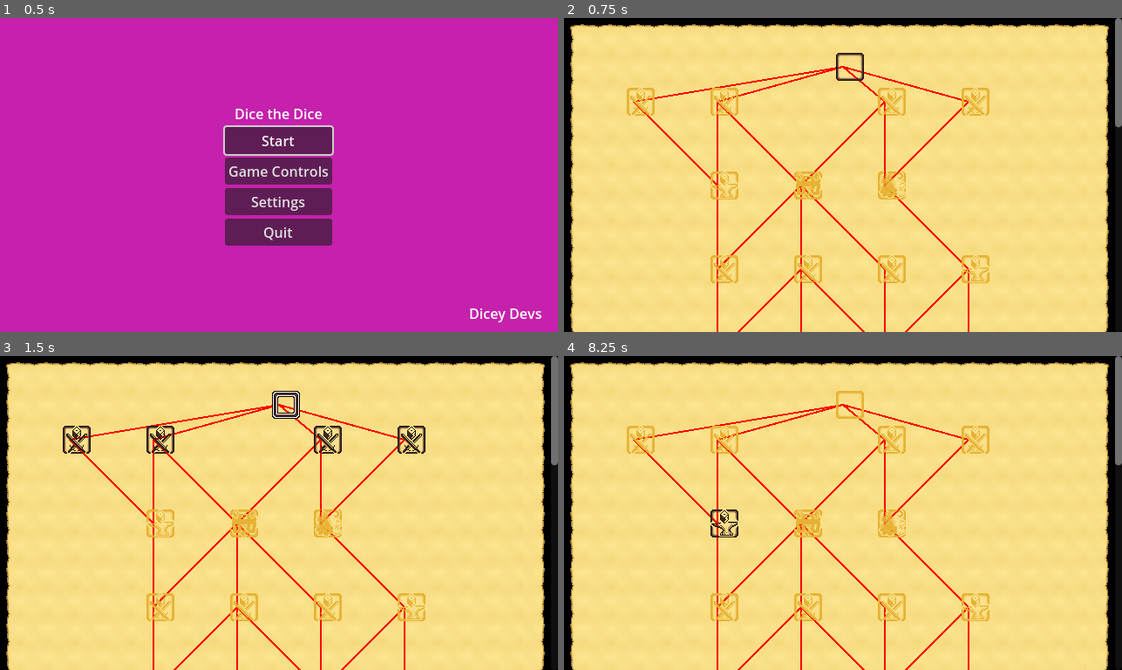
Above: before the commit, frames 1-4 (two rows, left to right).
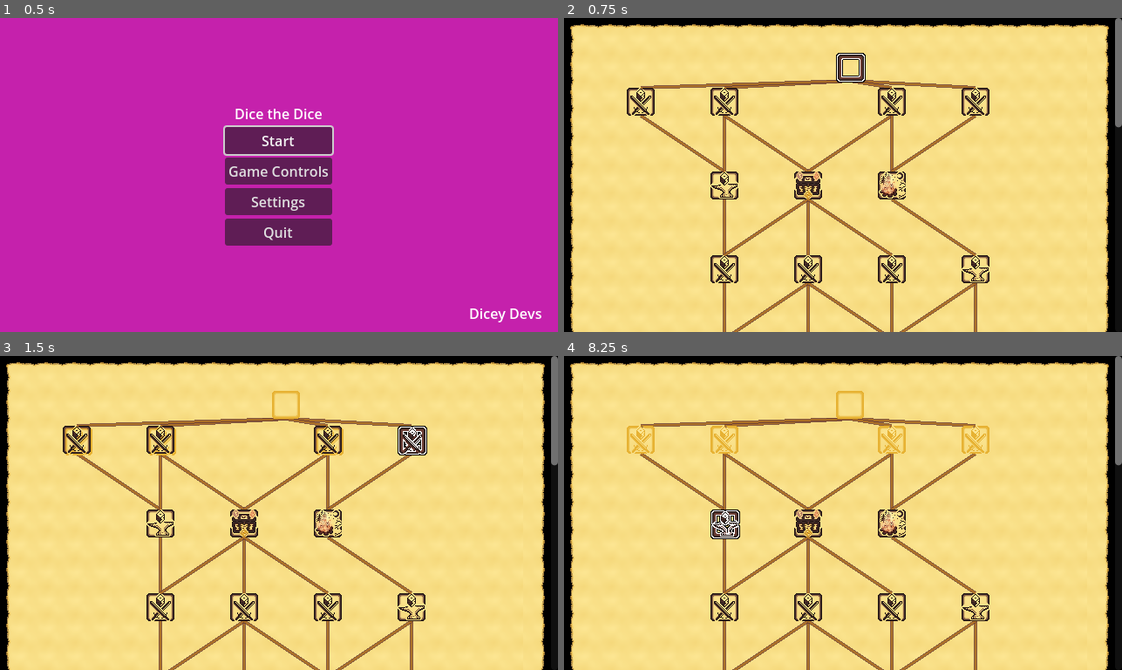
Above: after the commit, the same moments.

Repository: SadBonana/INTD450-Dice_Game
Game: Godot game, scene res://Menus/start_menu.tscn
Two runs of this game, one before a commit and one after it. Both use one fixed random seed, a clock stepped at 60 frames per second and the inputs below. The engine's default icon, where the game draws it, is replaced by a stand-in: a white triangle on a blue panel in a dark square.
Inputs (mouse positions are in pixels of both pictures, inside the frame that each line leads up to; where the layout moved, square brackets give the same spot in the first picture):
- Up to frame 1 (0.5 s): no input
- Up to frame 2 (0.75 s): click "Start" at 0.5 s
- Up to frame 3 (1.5 s): click (284, 406) at 1.27 s
- Up to frame 4 (8.25 s): click (642, 440) at 2 s; click "RUN" at 2.75 s; click (725, 525) [725, 522] at 3.5 s; click "TO BATTLE!" at 4.25 s; click (725, 525) [725, 522] at 5 s; click "TO BATTLE!" at 5.75 s; click "RUN" at 6.5 s; click (725, 525) [725, 522] at 7.25 s; click "TO BATTLE!" at 8 s

Frame 1 is identical in both runs. In frame 2, 8.0% of the frame differs, in the area x 11-77%, y 11-100%; in frame 3, 7.8%; in frame 4, 7.0%.

Commit message:
retexture visited nodes. grab focus for keyboard

Diff:
--- a/global scripts/helpers.gd
+++ b/global scripts/helpers.gd
@@ -24,4 +24,9 @@
 		#current_scene.get_tree().unload_current_scene()
 	#else:
 		#current_scene.queue_free()
+	var bg = current_scene.get_node("/root/Map/Background")
 	current_scene.queue_free() # Free the current scene to reveal the map beneath it.
+	for node in bg.get_children():
+		if node.focus_mode == Control.FocusMode.FOCUS_ALL:
+			node.grab_focus()
+			break
--- a/map/map.gd
+++ b/map/map.gd
@@ -27,13 +27,21 @@
 @export var workshop_texture: AtlasTexture
 @export var boss_texture: AtlasTexture
 
-@export_subgroup("Disabled")
+@export_subgroup("Disabled Visited")
 @export var camp_disabled: AtlasTexture
 @export var treasure_disabled: AtlasTexture
 @export var battle_disabled: AtlasTexture
 @export var start_disabled: AtlasTexture
 @export var workshop_disabled: AtlasTexture
 @export var boss_disabled: AtlasTexture
+
+@export_subgroup("Disabled Unvisited")
+@export var camp_unvisited: AtlasTexture
+@export var treasure_unvisited: AtlasTexture
+@export var battle_unvisited: AtlasTexture
+@export var start_unvisited: AtlasTexture
+@export var workshop_unvisited: AtlasTexture
+@export var boss_unvisited: AtlasTexture
 
 @export_subgroup("Focused")
 @export var camp_focused: AtlasTexture
@@ -67,45 +75,41 @@
 					print("Error node found in map")
 				NT.START:
 					node.texture_normal = start_texture
-					node.texture_disabled = start_disabled
+					node.texture_disabled = start_unvisited
 					node.texture_focused = start_focused
 					node.texture_hover = start_focused
-					#node.icon = start_texture
+					node.grab_focus()
 				NT.BATTLE:
 					node.texture_normal = battle_texture
-					node.texture_disabled = battle_disabled
+					node.texture_disabled = battle_unvisited
 					node.texture_focused = battle_focused
 					node.texture_hover = battle_focused
-					#node.icon = battle_texture
 					node.pressed.connect(func (): start_battle(node.depth))
 				NT.BOSS:
 					node.texture_normal = boss_texture
-					node.texture_disabled = boss_disabled
+					node.texture_disabled = boss_unvisited
 					node.texture_focused = boss_focused
 					node.texture_hover = boss_focused
-					#node.icon = boss_texture
 					node.pressed.connect(_on_boss_button_pressed)
 				NT.CAMPFIRE:
 					node.texture_normal = camp_texture
-					node.texture_disabled = camp_disabled
+					node.texture_disabled = camp_unvisited
 					node.texture_focused = camp_focused
 					node.texture_hover = camp_focused
-					#node.icon = camp_texture
 					node.pressed.connect(_on_camp_button_pressed)
 				NT.TREASURE:
 					node.texture_normal = treasure_texture
-					node.texture_disabled = treasure_disabled
+					node.texture_disabled = treasure_unvisited
 					node.texture_focused = treasure_focused
 					node.texture_hover = treasure_focused
-					#node.icon = treasure_texture
 					node.pressed.connect(_on_treasure_button_pressed)
 				NT.WORKSHOP:
 					node.texture_normal = workshop_texture
-					node.texture_disabled = workshop_disabled
+					node.texture_disabled = workshop_unvisited
 					node.texture_focused = workshop_focused
 					node.texture_hover = workshop_focused
-					#node.icon = workshop_texture
 					node.pressed.connect(_on_workshop_button_pressed)
+			node.pressed.connect(func (): visit_node(node))
 
 			bg.add_child(node)
 		index += 1
@@ -120,6 +124,30 @@
 		if node_depth < stage_size * (i+1):
 			Battle.start(battle_path, encounter_tables[i], get_tree())
 			break
+
+
+func visit_node(node: MapNode):
+	visit_node_retexture(node)
+	for sibling in node.siblings:
+		visit_node_retexture(sibling)
+
+
+func visit_node_retexture(node: MapNode):
+	node.focus_mode = Control.FOCUS_NONE
+	match node.type:
+		NT.START:
+			node.texture_disabled = start_disabled
+			node.children[0].grab_focus()
+		NT.BATTLE:
+			node.texture_disabled = battle_disabled
+		NT.BOSS:
+			node.texture_disabled = boss_disabled
+		NT.CAMPFIRE:
+			node.texture_disabled = camp_disabled
+		NT.TREASURE:
+			node.texture_disabled = treasure_disabled
+		NT.WORKSHOP:
+			node.texture_disabled = workshop_disabled
 
 
 # NOTE: The following 4 functions are connected by code, and not the inspector
@@ -137,13 +165,17 @@
 func _on_background_draw():
 	# Draw Lines
 	#var margins = Vector2(map.margin, 0)
-	var margins = Vector2(8,16)
+	#var margins = Vector2(8,16)
+	var margins = Vector2(16,16)
 	#for con in map.connections:
 	#TODO: we might wanna change this back to what sean had previously in the final version
 	for node in map.map_nodes:
 		if node != null:
 			for child in node.get_sons():
 				if node.type != NT.ERROR:
-					bg.draw_line(node.position + margins, child.position + margins, Color.RED, 2)
+					var start = node.position + margins + Vector2(0, margins.y)
+					var end = child.position + margins - Vector2(0, margins.y)
+					bg.draw_line(start, end, Color("#6a3c33", .8), 4)
+					bg.draw_line(start, end, Color("#b57521", .8), 2)
 				else:
 					bg.draw_line(node.position + margins, child.position + margins, Color.HOT_PINK, 2)
--- a/map/map.tscn
+++ b/map/map.tscn
@@ -10,27 +10,27 @@
 
 [sub_resource type="AtlasTexture" id="AtlasTexture_074dg"]
 atlas = ExtResource("5_o7mtx")
-region = Rect2(0, 0, 32, 32)
+region = Rect2(0, 140, 34, 34)
 
 [sub_resource type="AtlasTexture" id="AtlasTexture_tuhf3"]
 atlas = ExtResource("5_o7mtx")
-region = Rect2(35, 0, 32, 32)
+region = Rect2(35, 140, 34, 34)
 
 [sub_resource type="AtlasTexture" id="AtlasTexture_n8luq"]
 atlas = ExtResource("5_o7mtx")
-region = Rect2(70, 0, 32, 32)
+region = Rect2(70, 140, 34, 34)
 
 [sub_resource type="AtlasTexture" id="AtlasTexture_stydu"]
 atlas = ExtResource("5_o7mtx")
-region = Rect2(0, 35, 32, 32)
+region = Rect2(0, 175, 34, 34)
 
 [sub_resource type="AtlasTexture" id="AtlasTexture_i5x8t"]
 atlas = ExtResource("5_o7mtx")
-region = Rect2(35, 35, 32, 32)
+region = Rect2(35, 175, 34, 34)
 
 [sub_resource type="AtlasTexture" id="AtlasTexture_vgvt5"]
 atlas = ExtResource("5_o7mtx")
-region = Rect2(70, 35, 32, 32)
+region = Rect2(70, 175, 34, 34)
 
 [sub_resource type="AtlasTexture" id="AtlasTexture_ur3kr"]
 atlas = ExtResource("5_o7mtx")
@@ -55,6 +55,30 @@
 [sub_resource type="AtlasTexture" id="AtlasTexture_5xk82"]
 atlas = ExtResource("5_o7mtx")
 region = Rect2(70, 105, 32, 32)
+
+[sub_resource type="AtlasTexture" id="AtlasTexture_4iiuu"]
+atlas = ExtResource("5_o7mtx")
+region = Rect2(0, 0, 32, 32)
+
+[sub_resource type="AtlasTexture" id="AtlasTexture_ibxve"]
+atlas = ExtResource("5_o7mtx")
+region = Rect2(35, 0, 32, 32)
+
+[sub_resource type="AtlasTexture" id="AtlasTexture_r1fwx"]
+atlas = ExtResource("5_o7mtx")
+region = Rect2(70, 0, 32, 32)
+
+[sub_resource type="AtlasTexture" id="AtlasTexture_qc01v"]
+atlas = ExtResource("5_o7mtx")
+region = Rect2(0, 35, 32, 32)
+
+[sub_resource type="AtlasTexture" id="AtlasTexture_o367i"]
+atlas = ExtResource("5_o7mtx")
+region = Rect2(35, 35, 32, 32)
+
+[sub_resource type="AtlasTexture" id="AtlasTexture_c7b3p"]
+atlas = ExtResource("5_o7mtx")
+region = Rect2(70, 35, 32, 32)
 
 [sub_resource type="AtlasTexture" id="AtlasTexture_7gx3g"]
 atlas = ExtResource("5_o7mtx")
@@ -105,6 +129,12 @@
 start_disabled = SubResource("AtlasTexture_524o6")
 workshop_disabled = SubResource("AtlasTexture_8oi6k")
 boss_disabled = SubResource("AtlasTexture_5xk82")
+camp_unvisited = SubResource("AtlasTexture_4iiuu")
+treasure_unvisited = SubResource("AtlasTexture_ibxve")
+battle_unvisited = SubResource("AtlasTexture_r1fwx")
+start_unvisited = SubResource("AtlasTexture_qc01v")
+workshop_unvisited = SubResource("AtlasTexture_o367i")
+boss_unvisited = SubResource("AtlasTexture_c7b3p")
 camp_focused = SubResource("AtlasTexture_7gx3g")
 treasure_focused = SubResource("AtlasTexture_naet5")
 battle_focused = SubResource("AtlasTexture_kypx1")
Not shown: 1 places in map/map.tscn that only renumber resources
